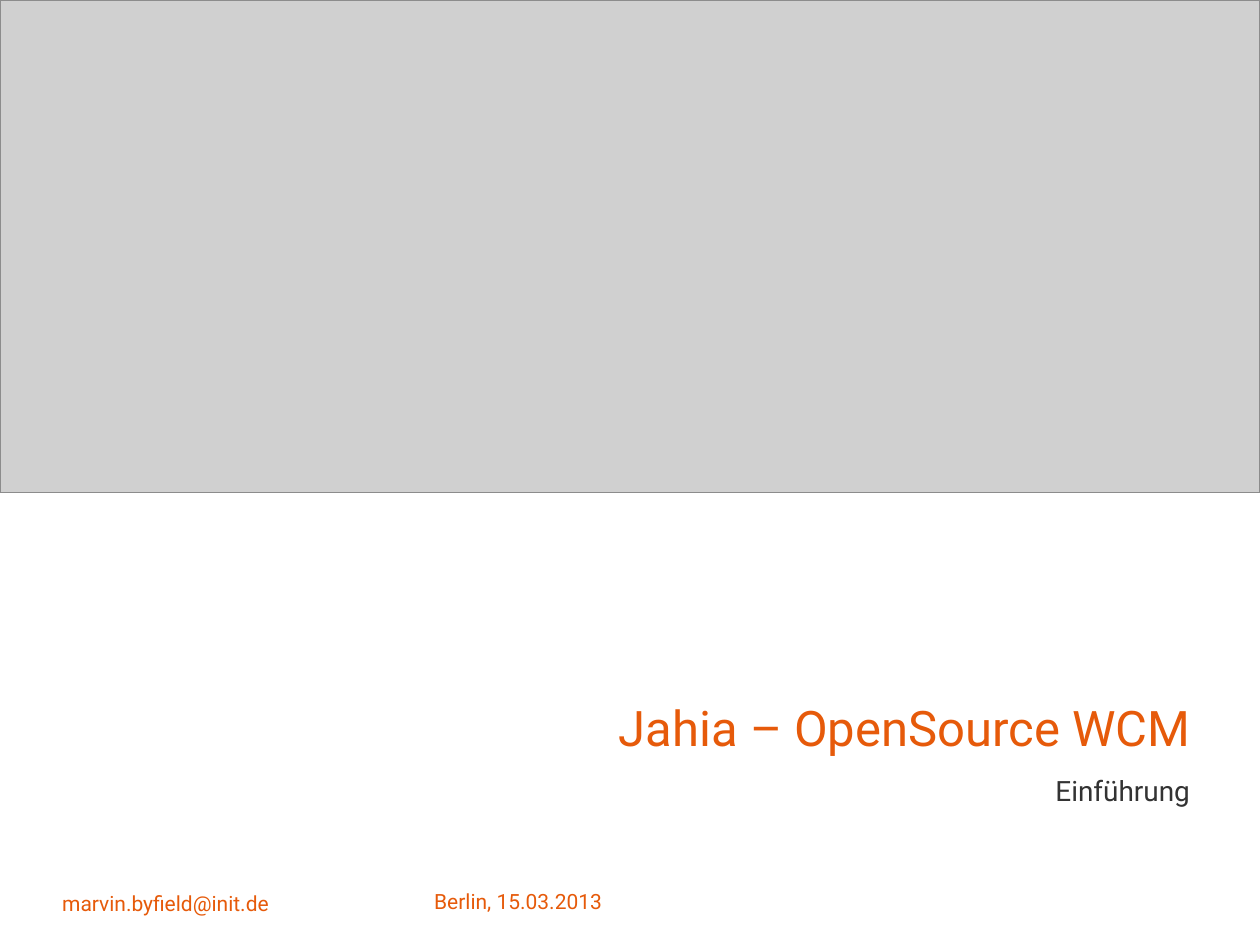
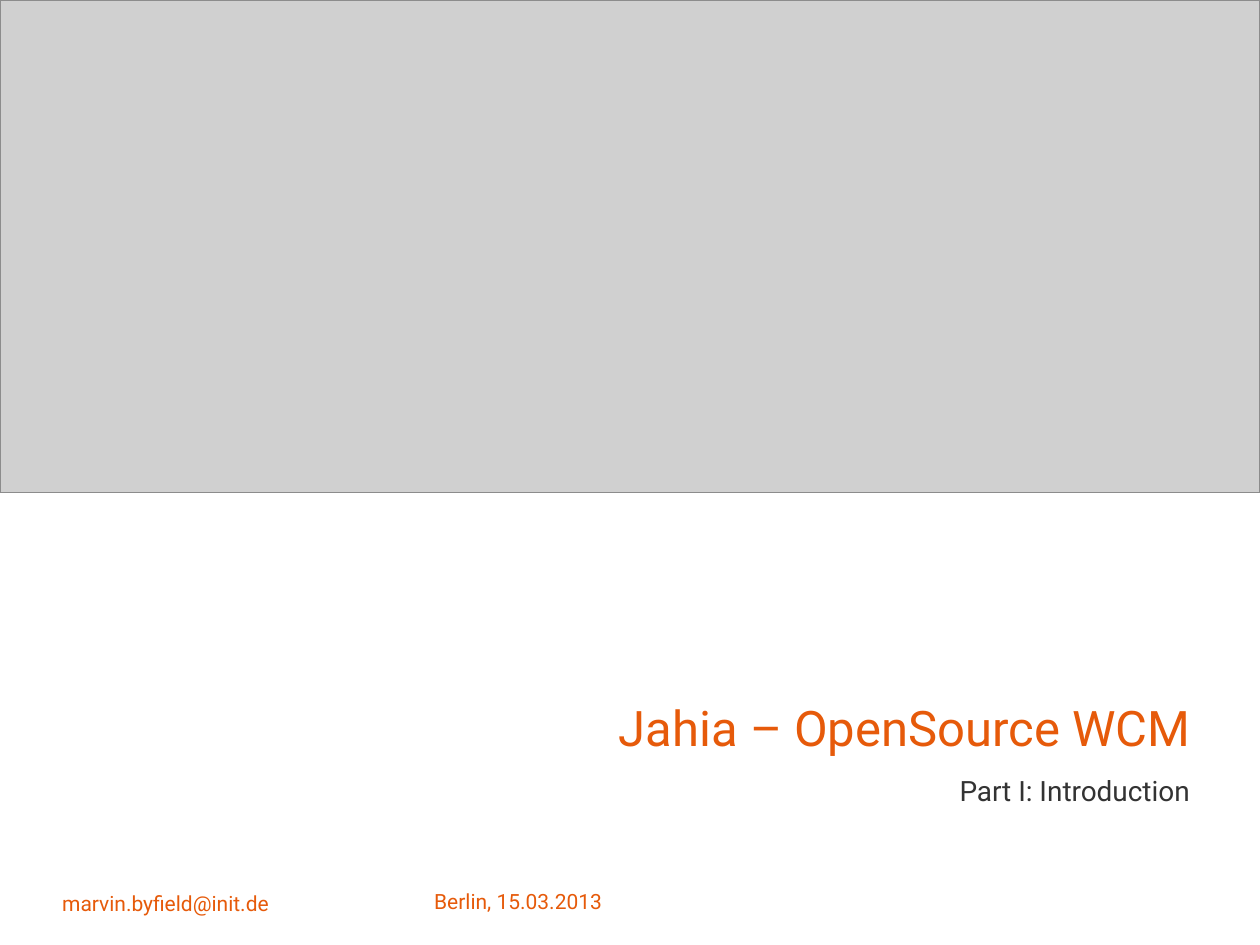
Before and after one commit to Malcolm-X/work, a slide deck: slide 1 of jahia_einführung.pptx. Drawn at 1260x945 pixels with LibreOffice and Linux fonts; fonts in the diff are those of the drawing; grey boxes stand for pictures; background and template pictures are left out. Boxes give left, top, right and bottom in pixels: in the first picture for what was removed or moved away, otherwise in the second. Text is boxed around its words. In the diff, an @@ line names an element or a change of style, - is before the commit and + after.

```diff
--- a/jahia_einführung.pptx
+++ b/jahia_einführung.pptx
@@ text at (960,780,1189,802): text changed @@
-Einführung
+Part I: Introduction
```
Also in this commit, not shown: 11 other slides changed, 12 slides added.
